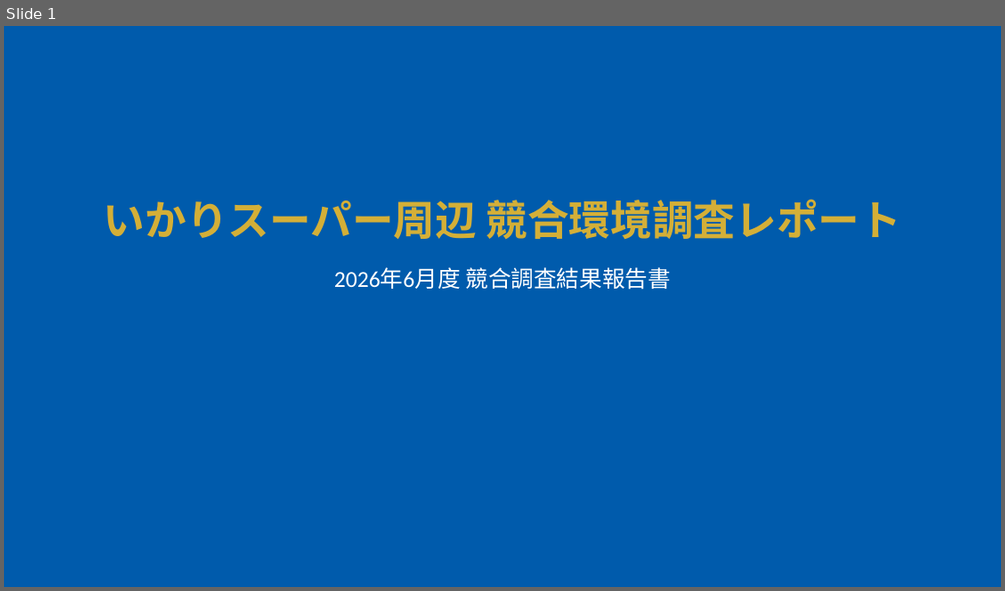
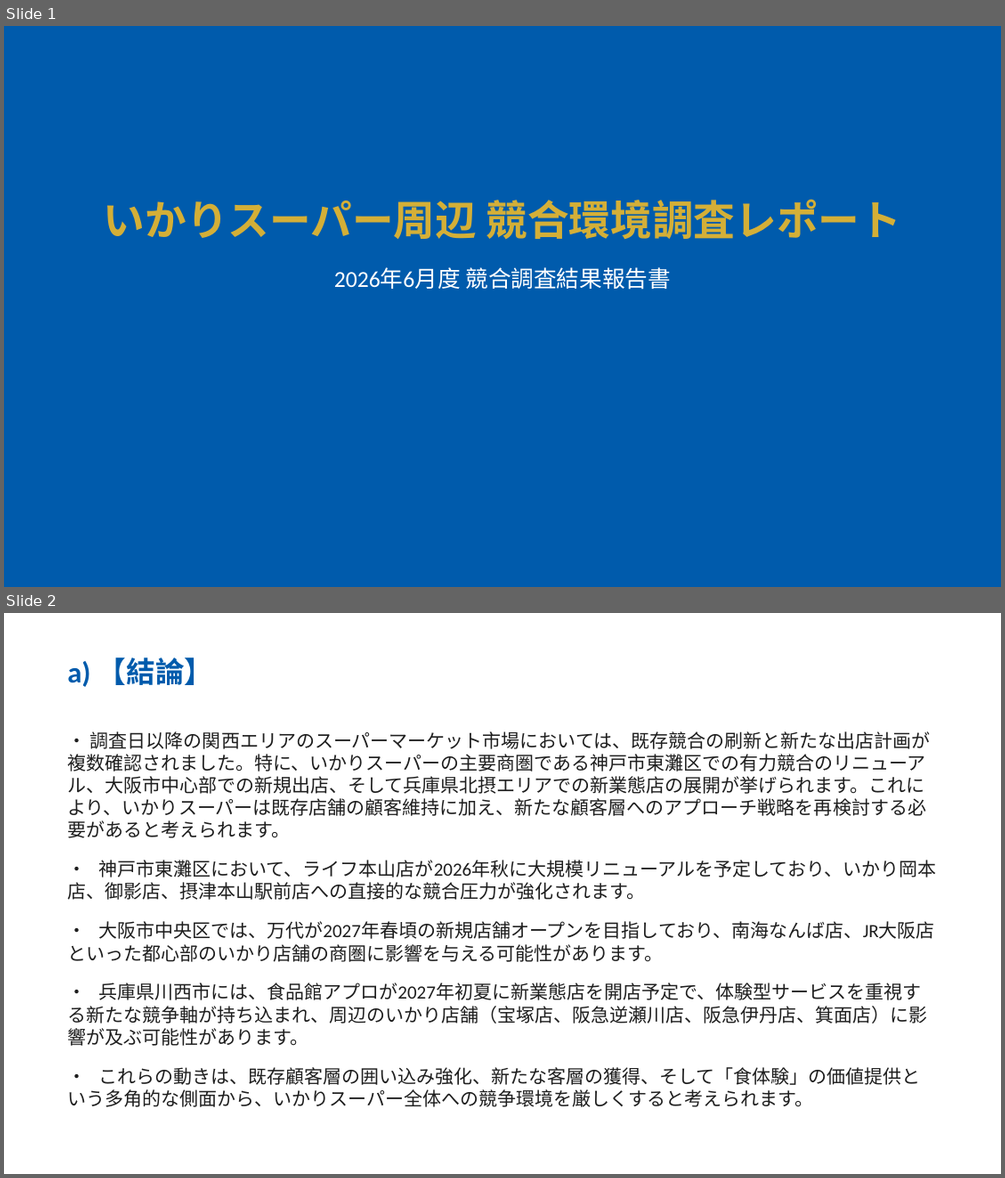
Before and after one commit to yutatbgt-bit/Competitive-research, a slide deck: report/2026_06_28_competitive_report_no_limit.pptx. Shown one above the other, each under a label of ours: slide 1 before the commit, slides 1 and 2 after it. The pictures are 1005x591 and 1005x1178 pixels, drawn with LibreOffice and Linux fonts; fonts in the diff are those of the drawing. Boxes give left, top, right and bottom in pixels: in the first picture for what was removed or moved away, otherwise in the second. Text is boxed around its words. In the diff, an @@ line names an element or a change of style, - is before the commit and + after.

```diff
--- a/report/2026_06_28_competitive_report_no_limit.pptx
+++ b/report/2026_06_28_competitive_report_no_limit.pptx
@@ slide 2 added at bbox=[4, 613, 1001, 1174], background #FFFFFF @@
@@ text added at bbox=[67, 657, 214, 687], 28 pt, text #005BAC, bold @@
+a) 【結論】
@@ text added at bbox=[67, 731, 936, 1107], 18 pt, text #1E1E1E @@
+・ 調査日以降の関西エリアのスーパーマーケット市場においては、既存競合の刷新と新たな出店計画が複数確認されました。特に、いかりスーパーの主要商圏である神戸市東灘区での有力競合のリニューアル、大阪市中心部での新規出店、そして兵庫県北摂エリアでの新業態店の展開が挙げられます。これにより、いかりスーパーは既存店舗の顧客維持に加え、新たな顧客層へのアプローチ戦略を再検討する必要があると考えられます。
+・ 神戸市東灘区において、ライフ本山店が2026年秋に大規模リニューアルを予定しており、いかり岡本店、御影店、摂津本山駅前店への直接的な競合圧力が強化されます。
+・ 大阪市中央区では、万代が2027年春頃の新規店舗オープンを目指しており、南海なんば店、JR大阪店といった都心部のいかり店舗の商圏に影響を与える可能性があります。
+・ 兵庫県川西市には、食品館アプロが2027年初夏に新業態店を開店予定で、体験型サービスを重視する新たな競争軸が持ち込まれ、周辺のいかり店舗（宝塚店、阪急逆瀬川店、阪急伊丹店、箕面店）に影響が及ぶ可能性があります。
+・ これらの動きは、既存顧客層の囲い込み強化、新たな客層の獲得、そして「食体験」の価値提供という多角的な側面から、いかりスーパー全体への競争環境を厳しくすると考えられます。
```
Also in this commit, not shown: 5 other slides added, 1 slide removed, 4 other files.
